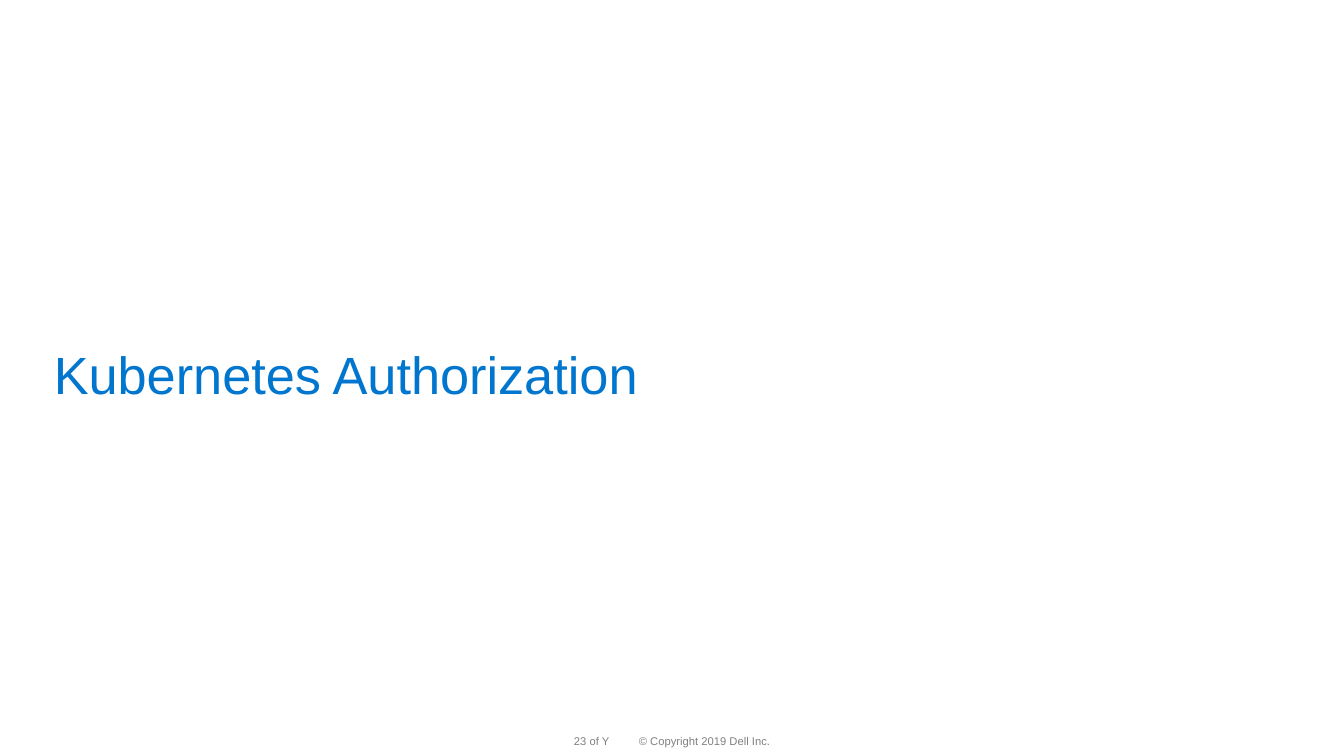
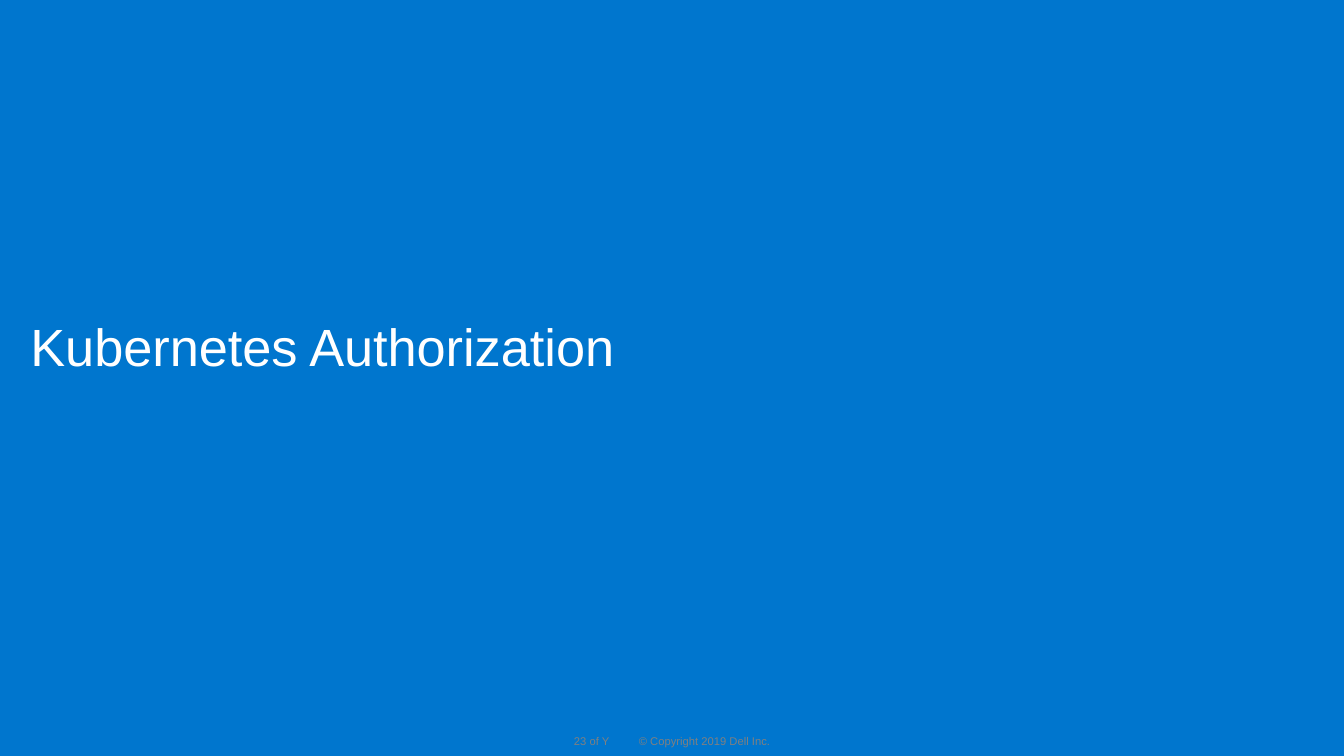
Before and after one commit to dteskubernetesworkshop/spring-boot-k8s-workshop, a slide deck: slide 23 of slides/k8 workshop deck-Day-3 -v 1.0.pptx. Drawn at 1344x756 pixels with LibreOffice and Linux fonts; fonts in the diff are those of the drawing; background and template pictures are left out. Boxes give left, top, right and bottom in pixels: in the first picture for what was removed or moved away, otherwise in the second. Text is boxed around its words. In the diff, an @@ line names an element or a change of style, - is before the commit and + after.

```diff
--- a/slides/k8 workshop deck-Day-3 -v 1.0.pptx
+++ b/slides/k8 workshop deck-Day-3 -v 1.0.pptx
@@ background #FFFFFF to #0076CE @@
@@ text "Kubernetes Authorization": place and size @@
-text "Kubernetes Authorization" at bbox=[54, 356, 638, 395]
+text "Kubernetes Authorization" at bbox=[30, 328, 614, 367]
@@ text "Kubernetes Authorization" at bbox=[30, 328, 614, 367]: text colour #0076CE to #FFFFFF @@
```
Also in this commit, not shown: 6 other slides changed, 2 slides added, 2 slides removed, 1 other file.
